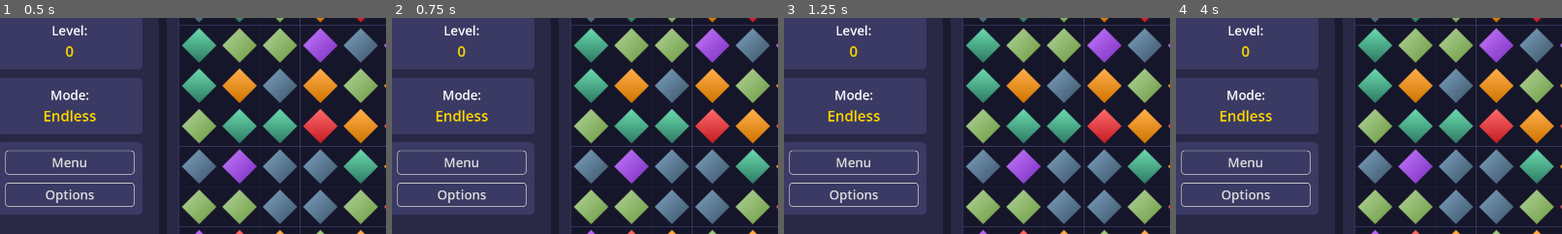
Above: before the commit, frames 1-4 (left to right).
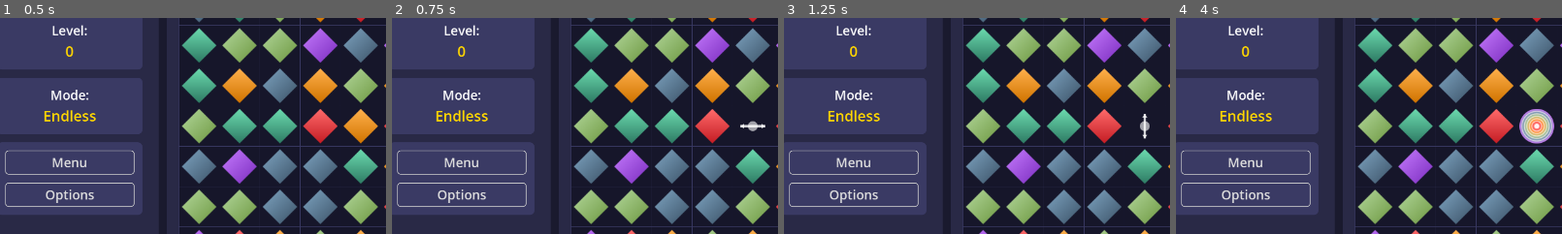
Above: after the commit, the same moments.

Repository: Lorenz-127/GemCascade
Game: Godot game, scene res://scenes/main/Main.tscn
Same seed, same stepped clock (60 frames per second), same inputs: the game is played once before the commit and once after it.
Inputs (mouse positions are % of the whole screen's width and height, from its top left):
- Up to frame 1 (0.5 s): no input
- Up to frame 2 (0.75 s): tap Enter at 0.5 s; move the mouse to (72, 45) at 0.52 s; tap 1 at 0.6 s
- Up to frame 3 (1.25 s): tap 2 at 0.8 s
- Up to frame 4 (4 s): click "Menu" at 1.25 s; click "Options" at 2 s; tap Space at 2.75 s; move the mouse to (30, 55) at 2.77 s; tap 2 at 2.85 s; tap 3 at 3.05, 3.6 s; tap Enter at 3.5 s; move the mouse to (60, 28) at 3.52 s; tap 4 at 3.8 s
The pictures show only the part of the screen within x 3-53%, y 29-79%; the shares and areas given below are measured in that part.

Frame 1 is identical in both runs. In frame 2, 0.8% of the frame differs, in the area x 88-98%, y 42-59%; in frame 3, 0.8%; in frame 4, 1.2%.

Commit message:
fix(special-gems): correct special gem implementation and add manual testing
- fix(gem-manager): update special_gem_scenes to load scene files instead of SVG files
- feat(game-board): add keyboard shortcuts to test special gem creation
- fix(match-detector): modify mark_matched_gems to use process_match function
- fix(board-controller): ensure proper signal connections for special matches

This fixes special gem creation when triggered manually but automatic
creation from matches still needs work.

Diff:
--- a/scenes/game/components/BoardController/board_controller.gd
+++ b/scenes/game/components/BoardController/board_controller.gd
@@ -31,6 +31,9 @@
 	grid_manager = grid_mgr
 	gem_manager = gem_mgr
 	match_detector = match_det
+
+	# Add debug print
+	print("BoardController: Connecting signals...")
 
 	# Connect to match detector signals
 	match_detector.connect("matches_found", _on_matches_found)
@@ -42,6 +45,8 @@
 	match_detector.connect("match_5_detected", _on_match_5_detected)
 	match_detector.connect("match_6_detected", _on_match_6_detected)
 	match_detector.connect("match_7_plus_detected", _on_match_7_plus_detected)
+
+	print("BoardController: Signal connections complete")
 
 	# Start in waiting input state
 	change_state(GameState.WAITING_INPUT)
--- a/scenes/game/components/GemManager/gem_manager.gd
+++ b/scenes/game/components/GemManager/gem_manager.gd
@@ -19,8 +19,6 @@
 	initialize()
 
 func initialize():
-	# Existing initialization code...
-
 	# Load gem scenes
 	possible_gems = [
 		preload("res://scenes/game/gems/RedGem.tscn"),
@@ -172,10 +170,14 @@
 		else:
 			scene_key = "line_blast_v"
 
+	print("GemManager: Creating special gem with scene key: ", scene_key)
+
 	# Get the special gem scene
 	var gem_scene = special_gem_scenes.get(scene_key)
 	if gem_scene == null:
 		print("ERROR: Unknown special gem type: ", special_type, " orientation: ", orientation)
+		# Debug the available keys
+		print("Available scene keys: ", special_gem_scenes.keys())
 		return null
 
 	# Create the special gem instance
@@ -202,11 +204,14 @@
 
 # Convert a regular gem to a special gem
 func convert_to_special_gem(column: int, row: int, special_type: String, orientation: String = ""):
+	print("GemManager: Converting to special gem: ", special_type, " at ", Vector2i(column, row))
+
 	# Remove existing gem
 	var existing_gem = grid_manager.get_gem_at(column, row)
 	if existing_gem != null:
 		# Get the gem type to preserve
 		var gem_type = existing_gem.type
+		print("GemManager: Existing gem type: ", gem_type)
 
 		# Remove from grid and scene
 		grid_manager.set_gem_at(column, row, null)
@@ -217,8 +222,12 @@
 		if special_gem != null:
 			# Preserve original gem type
 			special_gem.type = gem_type
-
+			print("GemManager: Special gem created successfully with type: ", special_gem.type)
 			return special_gem
+		else:
+			print("GemManager: FAILED to create special gem")
+	else:
+		print("GemManager: No existing gem at position")
 
 	return null
 
--- a/scenes/game/components/MatchDetector/match_detector.gd
+++ b/scenes/game/components/MatchDetector/match_detector.gd
@@ -108,12 +108,13 @@
 	return false
 
 # Marks all matched gems for removal
+# Marks all matched gems for removal and identifies special matches
 func mark_matched_gems():
 	var found_matches = false
-	var match_info = []
 	var dims = grid_manager.get_grid_dimensions()
 
-	# Clear previous match state
+	# Clear previous match state and current matches array
+	current_matches = []
 	for x in range(dims.x):
 		for y in range(dims.y):
 			var gem = grid_manager.get_gem_at(x, y)
@@ -132,16 +133,9 @@
 				if current_type == -1 or gem.type != current_type:
 					# Process any prior match
 					if current_match.size() >= 3:
+						# Use process_match instead of directly handling here
+						process_match(current_match, current_type, "horizontal")
 						found_matches = true
-						for match_pos in current_match:
-							var match_gem = grid_manager.get_gem_at(match_pos.x, match_pos.y)
-							match_gem.matched = true
-
-						match_info.append({
-							"type": current_type,
-							"positions": current_match,
-							"orientation": "horizontal"
-						})
 
 					# Start a new potential match
 					current_match = [Vector2i(x, y)]
@@ -152,16 +146,9 @@
 			else:
 				# Process any prior match before gap
 				if current_match.size() >= 3:
+					# Use process_match instead of directly handling here
+					process_match(current_match, current_type, "horizontal")
 					found_matches = true
-					for match_pos in current_match:
-						var match_gem = grid_manager.get_gem_at(match_pos.x, match_pos.y)
-						match_gem.matched = true
-
-					match_info.append({
-						"type": current_type,
-						"positions": current_match,
-						"orientation": "horizontal"
-					})
 
 				# Reset for next potential match
 				current_match = []
@@ -169,16 +156,9 @@
 
 		# End of row, check for match
 		if current_match.size() >= 3:
+			# Use process_match instead of directly handling here
+			process_match(current_match, current_type, "horizontal")
 			found_matches = true
-			for match_pos in current_match:
-				var match_gem = grid_manager.get_gem_at(match_pos.x, match_pos.y)
-				match_gem.matched = true
-
-			match_info.append({
-				"type": current_type,
-				"positions": current_match,
-				"orientation": "horizontal"
-			})
 
 	# Check vertical matches
 	for x in range(dims.x):
@@ -188,20 +168,13 @@
 		for y in range(dims.y):
 			var gem = grid_manager.get_gem_at(x, y)
 
-			if gem != null:
+			if gem != null and !gem.matched:
 				if current_type == -1 or gem.type != current_type:
 					# Process any prior match
 					if current_match.size() >= 3:
+						# Use process_match instead of directly handling here
+						process_match(current_match, current_type, "vertical")
 						found_matches = true
-						for match_pos in current_match:
-							var match_gem = grid_manager.get_gem_at(match_pos.x, match_pos.y)
-							match_gem.matched = true
-
-						match_info.append({
-							"type": current_type,
-							"positions": current_match,
-							"orientation": "vertical"
-						})
 
 					# Start a new potential match
 					current_match = [Vector2i(x, y)]
@@ -212,16 +185,9 @@
 			else:
 				# Process any prior match before gap
 				if current_match.size() >= 3:
+					# Use process_match instead of directly handling here
+					process_match(current_match, current_type, "vertical")
 					found_matches = true
-					for match_pos in current_match:
-						var match_gem = grid_manager.get_gem_at(match_pos.x, match_pos.y)
-						match_gem.matched = true
-
-					match_info.append({
-						"type": current_type,
-						"positions": current_match,
-						"orientation": "vertical"
-					})
 
 				# Reset for next potential match
 				current_match = []
@@ -229,16 +195,9 @@
 
 		# End of column, check for match
 		if current_match.size() >= 3:
+			# Use process_match instead of directly handling here
+			process_match(current_match, current_type, "vertical")
 			found_matches = true
-			for match_pos in current_match:
-				var match_gem = grid_manager.get_gem_at(match_pos.x, match_pos.y)
-				match_gem.matched = true
-
-			match_info.append({
-				"type": current_type,
-				"positions": current_match,
-				"orientation": "vertical"
-			})
 
 	# Apply visual effect to matched gems
 	for x in range(dims.x):
@@ -247,12 +206,9 @@
 			if gem != null and gem.matched:
 				gem.modulate = Color(1, 1, 1, 0.6)  # Semi-transparent
 
-	# Store current matches for later reference
-	current_matches = match_info
-
 	# Emit signal based on result
 	if found_matches:
-		emit_signal("matches_found", match_info)
+		emit_signal("matches_found", current_matches)
 	else:
 		emit_signal("no_matches_found")
 
@@ -261,6 +217,9 @@
 # Process a match of any length
 func process_match(positions: Array, gem_type: int, orientation: String):
 	var match_length = positions.size()
+
+	# Debug print
+	print("MatchDetector: Processing match of length " + str(match_length) + " with orientation " + orientation)
 
 	# Mark all gems in the match as matched
 	for pos in positions:
@@ -276,6 +235,9 @@
 		"length": match_length,
 		"special_gem_type": determine_special_gem_type(match_length)
 	}
+
+	# Debug print special gem type
+	print("MatchDetector: Special gem type determined: " + match_data["special_gem_type"])
 
 	# Add the swap position to match info if it's part of this match
 	if positions.has(last_swap_position):
--- a/scenes/game/game_board.gd
+++ b/scenes/game/game_board.gd
@@ -97,3 +97,31 @@
 	if matched_gems_count >= 3:
 		var chain_level = board_controller.chain_count
 		score_manager.update_score_for_matches(matched_gems_count, chain_level)
+
+# Debug function
+func _input(event):
+	# Test special gem creation with keyboard shortcuts
+	if event is InputEventKey and event.pressed:
+		# Press 1 for Line Blast H
+		if event.keycode == KEY_1:
+			print("TEST: Creating horizontal line blast gem")
+			var center_pos = Vector2i(4, 4)  # Center of board
+			gem_manager.convert_to_special_gem(center_pos.x, center_pos.y, "line_blast", "horizontal")
+
+		# Press 2 for Line Blast V
+		elif event.keycode == KEY_2:
+			print("TEST: Creating vertical line blast gem")
+			var center_pos = Vector2i(4, 4)  # Center of board
+			gem_manager.convert_to_special_gem(center_pos.x, center_pos.y, "line_blast", "vertical")
+
+		# Press 3 for Cross Blast
+		elif event.keycode == KEY_3:
+			print("TEST: Creating cross blast gem")
+			var center_pos = Vector2i(4, 4)  # Center of board
+			gem_manager.convert_to_special_gem(center_pos.x, center_pos.y, "cross_blast")
+
+		# Press 4 for Color Bomb
+		elif event.keycode == KEY_4:
+			print("TEST: Creating color bomb gem")
+			var center_pos = Vector2i(4, 4)  # Center of board
+			gem_manager.convert_to_special_gem(center_pos.x, center_pos.y, "color_bomb")
